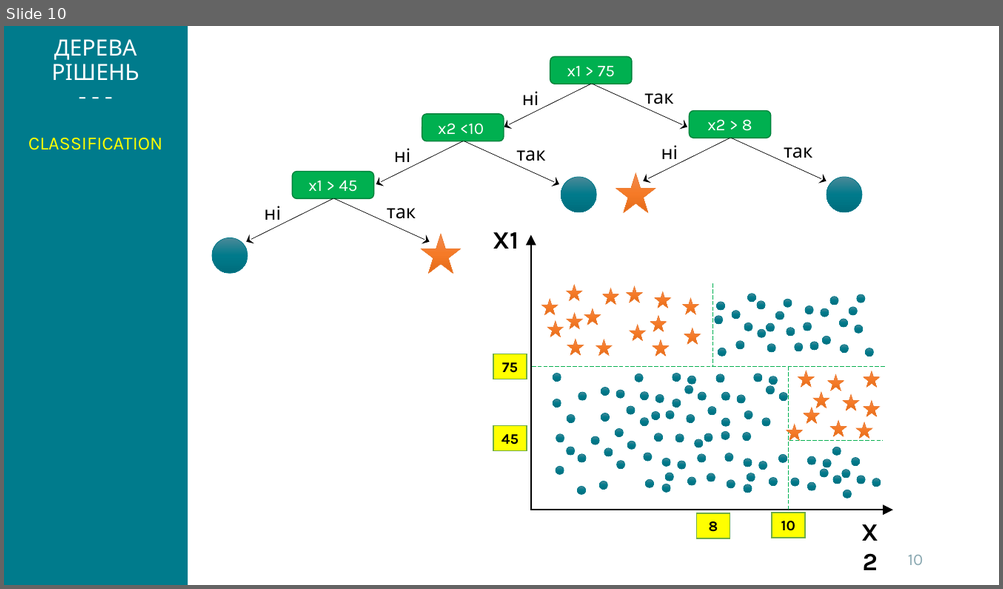
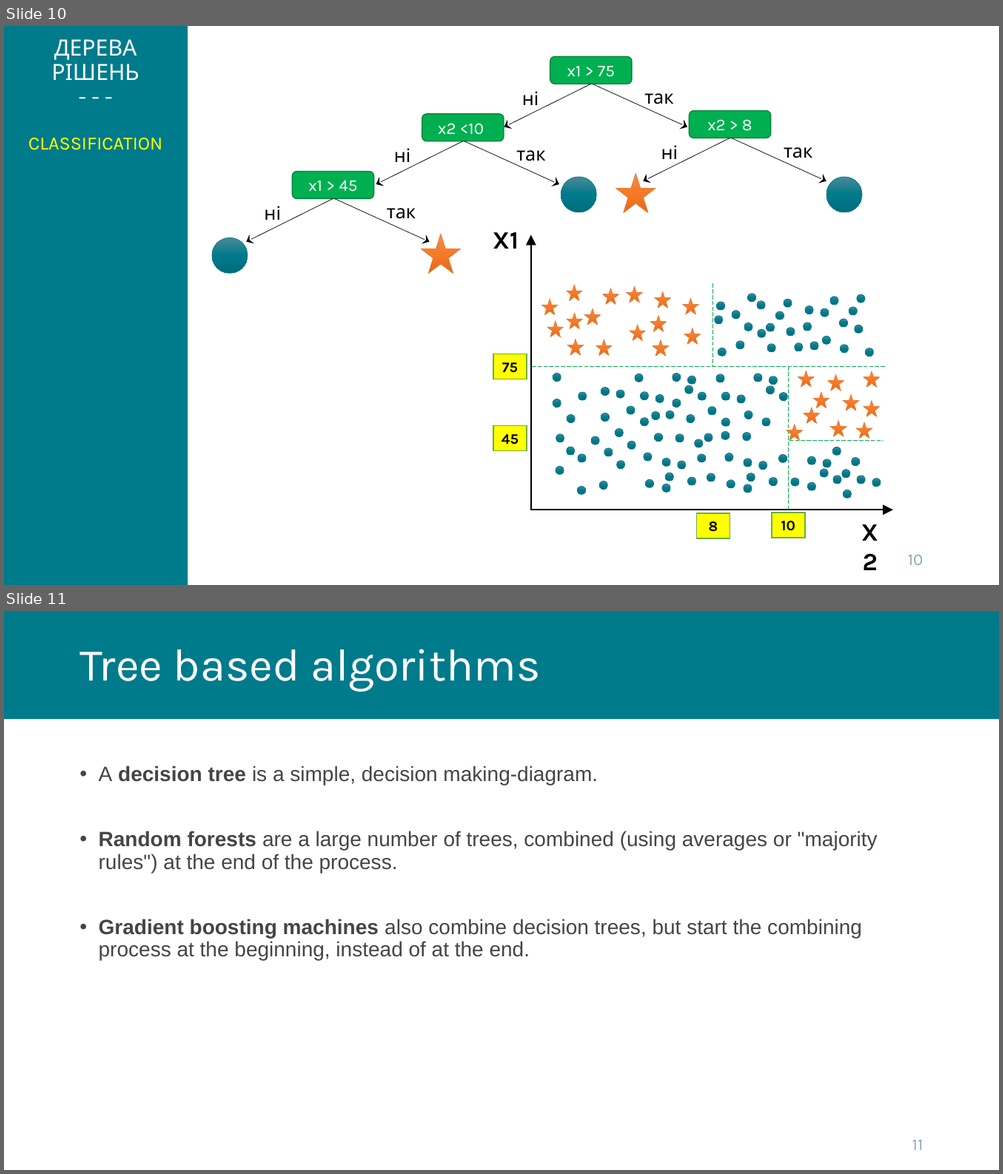
Before and after one commit to kleban/r-course-eng, a slide deck: pptx/061_Trees.pptx. Shown one above the other, each under a label of ours: slide 10 before the commit, slides 10 and 11 after it. The pictures are 1003x589 and 1003x1174 pixels, drawn with LibreOffice and Linux fonts; fonts in the diff are those of the drawing; background and template pictures are left out. Boxes give left, top, right and bottom in pixels: in the first picture for what was removed or moved away, otherwise in the second. Text is boxed around its words. In the diff, an @@ line names an element or a change of style, - is before the commit and + after.

Commit message:
NN_init + trees

```diff
--- a/pptx/061_Trees.pptx
+++ b/pptx/061_Trees.pptx
@@ slide 11 added at bbox=[4, 611, 999, 1170], background #FFFFFF @@
@@ rectangle added at bbox=[4, 611, 999, 719], fill #007B8C @@
@@ title added at bbox=[79, 649, 540, 692], 44 pt, text #FFFFFF @@
+Tree based algorithms
@@ text added at bbox=[99, 766, 877, 961], 20 pt, text #454545 @@
+• A decision tree is a simple, decision making-diagram.
+• Random forests are a large number of trees, combined (using averages or "majority rules") at the end of the process.
+• Gradient boosting machines also combine decision trees, but start the combining process at the beginning, instead of at the end.
@@ page number added at bbox=[912, 1140, 923, 1150], 16 pt, text #8CA9B2 @@
+11
```
Also in this commit, not shown: 4 other slides added, 2 other files.
